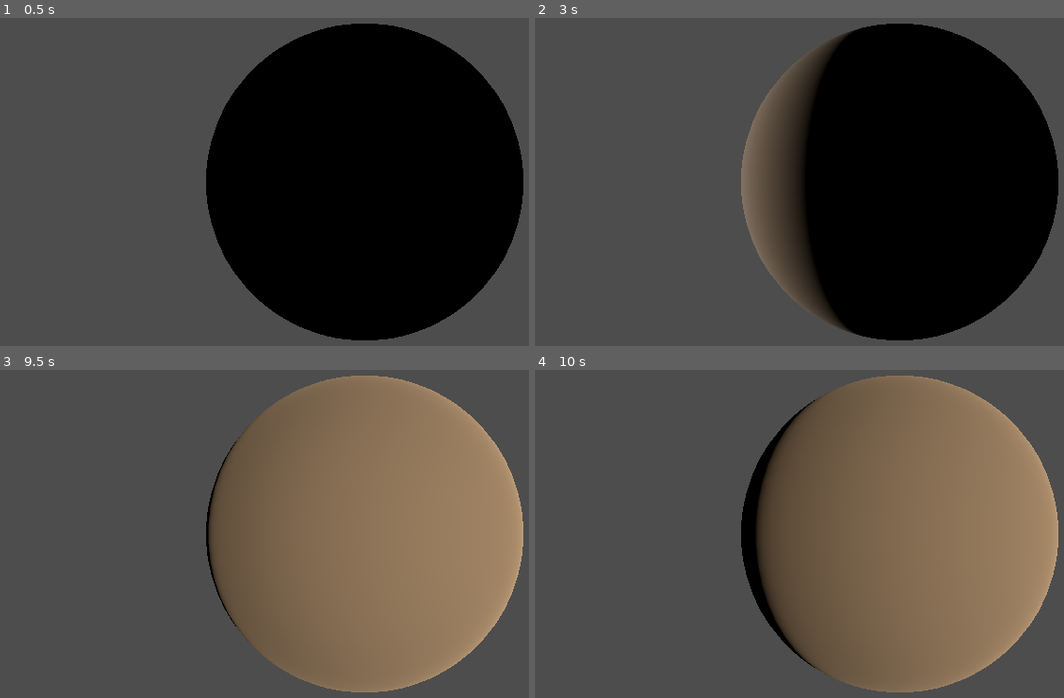
Above: before the commit, frames 1-4 (two rows, left to right).
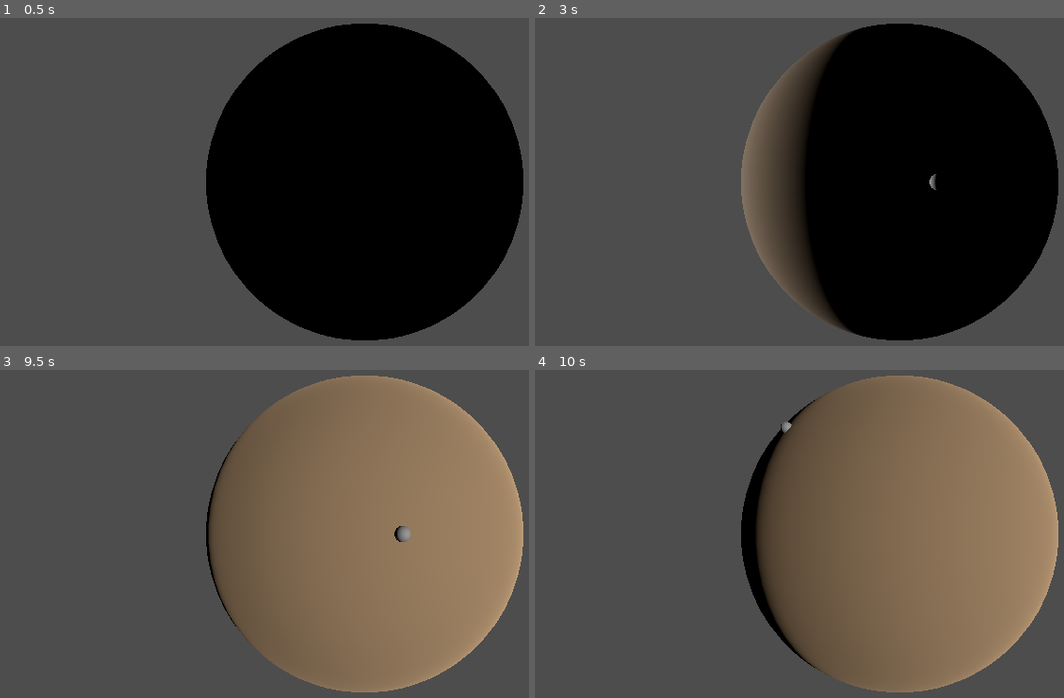
Above: after the commit, the same moments.

Repository: ShadowCurse/gmtk_2024
Game: Godot game, scene res://solar_system.tscn
Same seed, same stepped clock (60 frames per second), same inputs: the game is played once before the commit and once after it.
Inputs (mouse positions are in pixels of both pictures, inside the frame that each line leads up to):
- Up to frame 1 (0.5 s): no input
- Up to frame 2 (3 s): tap Enter at 0.5 s; move the mouse to (862, 267) at 0.52 s; click (862, 267) at 0.67 s; tap Space at 1.25 s; move the mouse to (outside the picture) at 1.27 s; click (outside the picture) at 1.42 s; move the mouse to (672, 119) at 2.02 s; click (672, 119) at 2.17 s; move the mouse to (937, 182) at 2.77 s; click (937, 182) at 2.92 s
- Up to frame 3 (9.5 s): move the mouse to (253, 429) at 3.52 s; click (253, 429) at 3.67 s; move the mouse to (outside the picture) at 4.27 s; click (outside the picture) at 4.42 s; move the mouse to (216, 553) at 5.02 s; click (216, 553) at 5.17 s; move the mouse to (439, 442) at 5.77 s; click (439, 442) at 5.92 s; move the mouse to (327, 619) at 6.52 s; click (327, 619) at 6.67 s; tap Enter at 7.25, 8.75 s; move the mouse to (outside the picture) at 7.27 s; click (outside the picture) at 7.42 s; tap Space at 8 s; move the mouse to (137, 471) at 8.02 s; click (137, 471) at 8.17 s; move the mouse to (402, 534) at 8.77 s; click (402, 534) at 8.92 s
- Up to frame 4 (10 s): move the mouse to (788, 429) at 9.52 s; click (788, 429) at 9.67 s

Frame 1 is identical in both runs. In frame 2, less than 0.1% of the frame differs, in the area x 74-76%, y 47-53%; in frame 3, 0.1%, in the area x 74-78%, y 47-53%; in frame 4, less than 0.1%.

Commit message:
add on sphere point calculation + debug cursor

Diff:
--- a/planet.gd
+++ b/planet.gd
@@ -3,7 +3,9 @@
 
 @onready var planet_mesh: MeshInstance3D = $planet_mesh
 @onready var camera_3d: Camera3D = $Camera3D
+@onready var debug_cursor = $debug_cursor
 
+var planet_radius: float = 0.5
 var axis_rotation_speed: float = 0.1
 var mouse_input: Vector2
 
@@ -37,6 +39,20 @@
 
 	mouse_input = Vector2.ZERO
 
+	var mouse_pos = camera_3d.get_viewport().get_mouse_position()
+	var ray_origin = camera_3d.project_position(mouse_pos, position.z)
+	var ray_direction = (ray_origin - camera_3d.global_position).normalized();
+
+	var desc = pow(ray_direction.dot(ray_origin - planet_mesh.global_position), 2) \
+	 		 - pow((ray_origin - planet_mesh.global_position).length(), 2) \
+			 + pow(planet_mesh.scale.x * planet_radius, 2)
+	if desc >= 0.0:
+		var d1 = -ray_direction.dot(ray_origin - planet_mesh.global_position) + sqrt(desc)
+		var d2 = -ray_direction.dot(ray_origin - planet_mesh.global_position) - sqrt(desc)
+		var p1 = ray_origin + ray_direction * d1
+		var p2 = ray_origin + ray_direction * d2
+		debug_cursor.global_position = p2
+
 func _unhandled_input(event)-> void:
 	if Input.is_mouse_button_pressed(MOUSE_BUTTON_MIDDLE):
 		if event is InputEventMouseMotion:
--- a/planet.tscn
+++ b/planet.tscn
@@ -6,6 +6,8 @@
 
 [sub_resource type="StandardMaterial3D" id="StandardMaterial3D_a0vee"]
 albedo_color = Color(0.60349, 0.491257, 0.364056, 1)
+
+[sub_resource type="SphereMesh" id="SphereMesh_j28a2"]
 
 [node name="planet" type="Node3D"]
 script = ExtResource("1_etj0d")
@@ -17,3 +19,7 @@
 
 [node name="Camera3D" type="Camera3D" parent="."]
 transform = Transform3D(1, 0, 0, 0, 1, 0, 0, 0, 1, 0, 0, 10)
+
+[node name="debug_cursor" type="MeshInstance3D" parent="."]
+transform = Transform3D(0.3, 0, 0, 0, 0.3, 0, 0, 0, 0.3, 0, 0, 0)
+mesh = SubResource("SphereMesh_j28a2")
Not shown: 1 places in planet.tscn that only renumber resources
